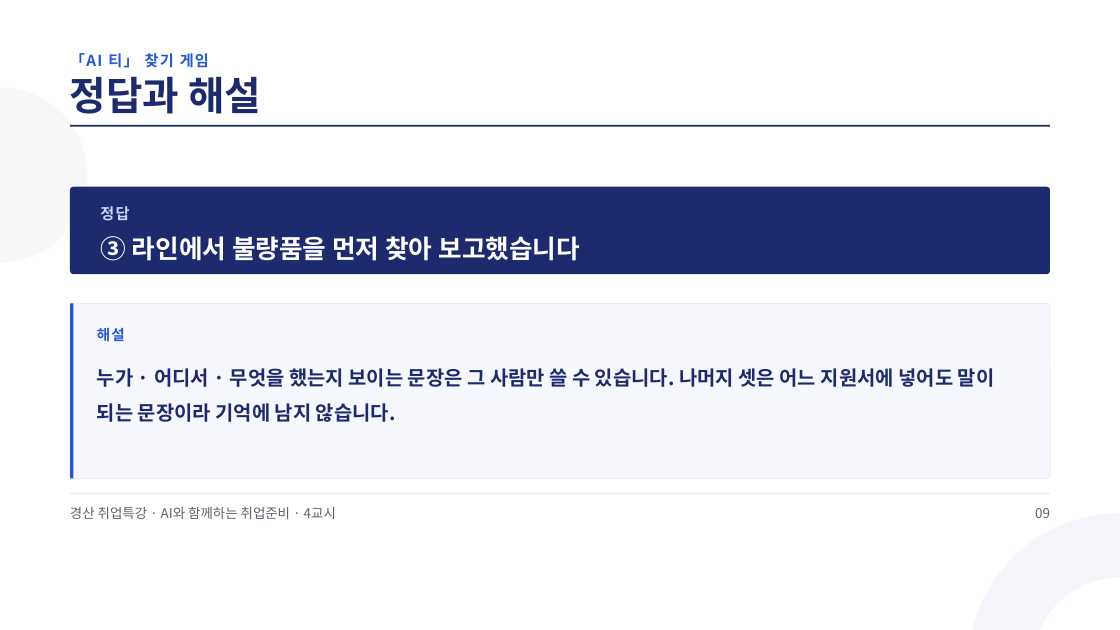
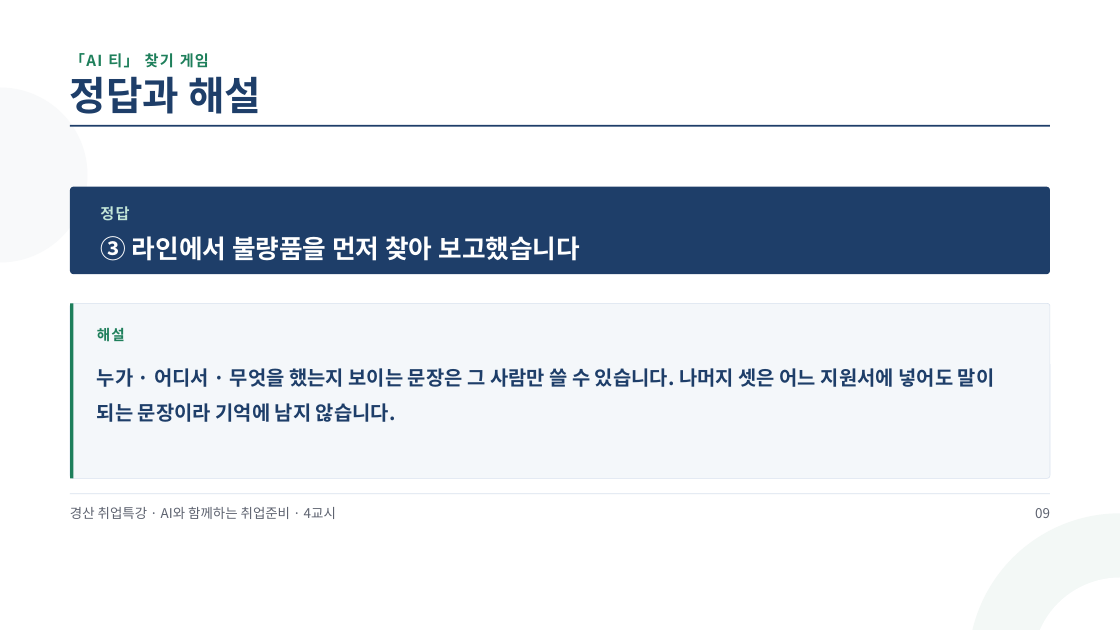
Before and after one commit to aebonlee/materials, a slide deck: slide 9 of gyeongsan/GSJOB_4교시_자기소개서.pptx. Drawn at 1120x630 pixels with LibreOffice and Linux fonts; fonts in the diff are those of the drawing. Boxes give left, top, right and bottom in pixels: in the first picture for what was removed or moved away, otherwise in the second. Text is boxed around its words. In the diff, an @@ line names an element or a change of style, - is before the commit and + after.

```diff
--- a/gyeongsan/GSJOB_4교시_자기소개서.pptx
+++ b/gyeongsan/GSJOB_4교시_자기소개서.pptx
@@ text "「AI 티」 찾기 게임" at [70, 53, 209, 68]: text colour #2457D6 to #1E7F5B @@
@@ ellipse at [0, 87, 87, 262]: fill #F8F8FA to #F8F9FA @@
@@ text "정답과 해설" at [70, 76, 261, 114]: text colour #1E2A6E to #1E3E69 @@
@@ rectangle at [70, 125, 1050, 127]: fill #1E2A6E to #1E3E69 @@
@@ rounded rectangle at [70, 186, 1050, 274]: fill #1E2A6E to #1E3E69 @@
@@ text "정답" at [100, 206, 129, 221]: text colour #C9D7FF to #C3E6D8 @@
@@ rounded rectangle at [70, 304, 1050, 478]: fill #F6F8FD to #F4F7FA; outline #DEE3F0 0.75 pt to #D8E1EE 0.75 pt @@
@@ rectangle at [70, 304, 73, 478]: fill #2457D6 to #1E7F5B @@
@@ text "해설" at [97, 328, 125, 342]: text colour #2457D6 to #1E7F5B @@
@@ text "누가 · 어디서 · 무엇을 ..." at [97, 368, 995, 422]: text colour #1E2A6E to #1E3E69 @@
```
Also in this commit, not shown: 21 other slides changed, 7 other files.
